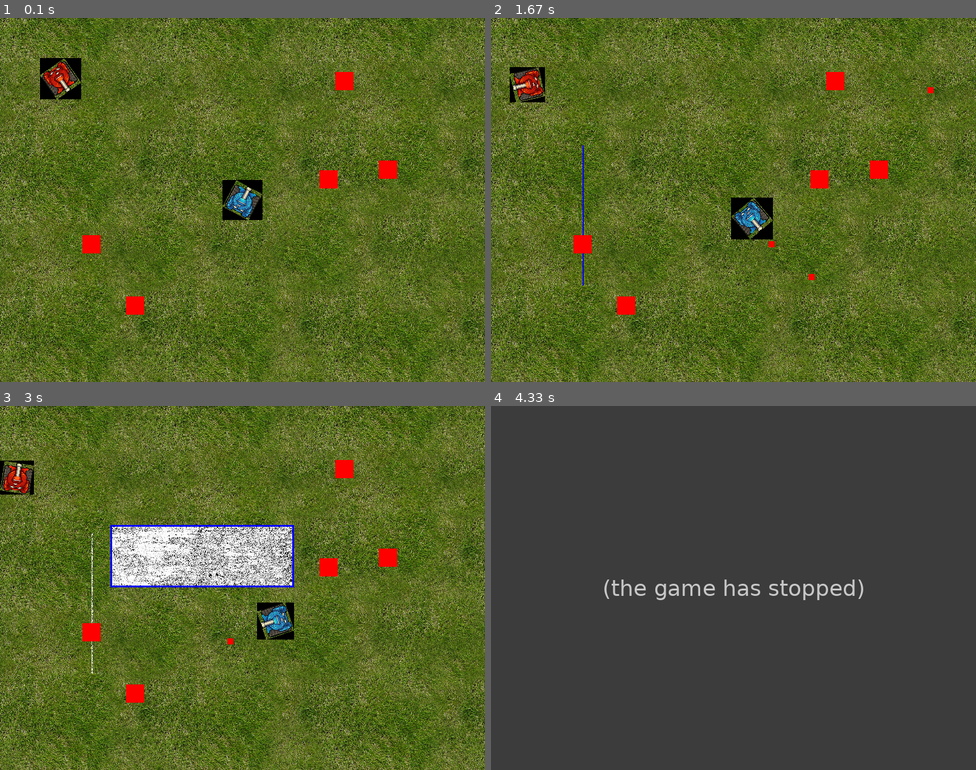
Above: before the commit, frames 1-4 (two rows, left to right).
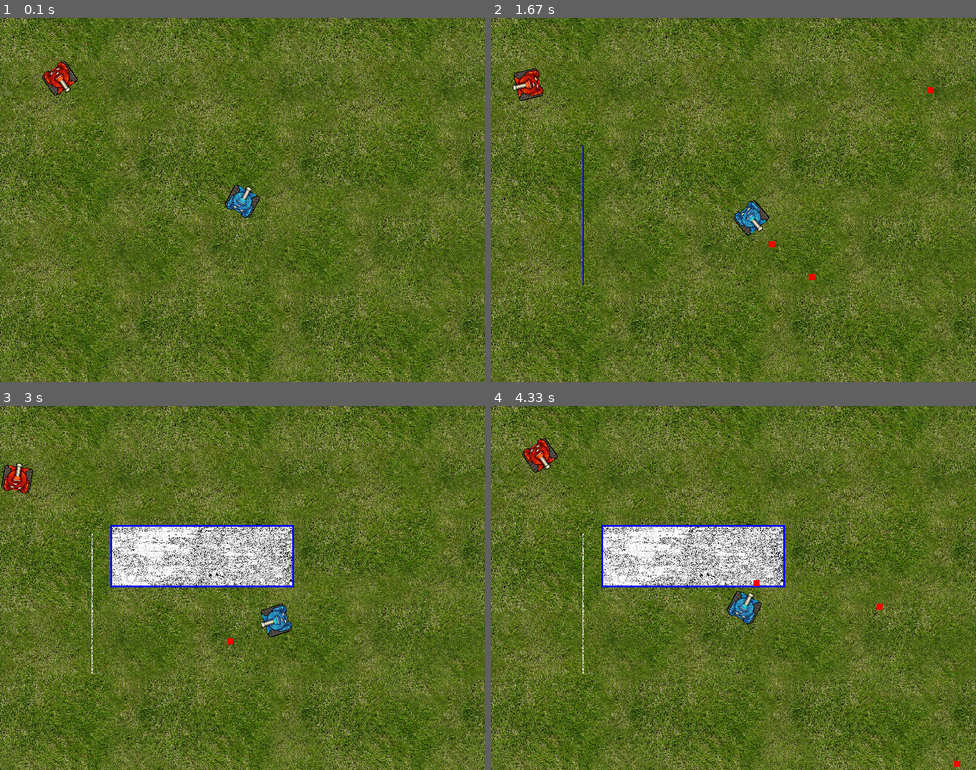
Above: after the commit, the same moments.

Repository: JedlaTypek/pygame-tanks
Game: pygame game, started from main.py
Same seed, same stepped clock (60 frames per second), same inputs: the game is played once before the commit and once after it.
Inputs (mouse positions are in pixels of both pictures, inside the frame that each line leads up to):
- Up to frame 1 (0.1 s): no input
- Up to frame 2 (1.67 s): tap Space at 0.33, 1.07, 1.37, 1.57 s; press the mouse at (583, 145) at 0.7 s; move the mouse to (583, 214) at 0.8 s; release the mouse at (583, 287) at 0.93 s; hold Right 1-1.47 s; hold D 1-1.47 s; hold Up from 1.5 s (still down); hold W from 1.5 s (still down)
- Up to frame 3 (3 s): release Up at 1.8 s; release W at 1.8 s; press the mouse at (92, 533) at 1.87 s; move the mouse to (111, 526) at 1.97 s; release the mouse at (126, 515) at 2.1 s; press the mouse at (111, 526) at 2.2 s; move the mouse to (203, 555) at 2.3 s; release the mouse at (295, 588) at 2.43 s; hold Right 2.5-2.97 s; hold D 2.5-2.97 s; tap Space at 2.57, 2.87 s
- Up to frame 4 (4.33 s): hold Left 3-3.53 s; hold A 3-3.53 s; tap Space at 3.07, 3.37, 3.63, 3.97, 4.27 s; tap Right Shift at 3.15 s; hold Down 3.57-3.87 s; hold S 3.57-3.87 s; hold Left 3.9-4.3 s; hold A 3.9-4.3 s

The runs differ from the first frame. In frame 1, 1.8% of the frame differs, in the area x 8-82%, y 11-82%; in frame 2, 1.6%; in frame 3, 1.4%; in frame 4, 99%, in the area x 0-100%, y 0-100%.
Error before the commit: AttributeError: 'Wall' object has no attribute 'get_side' (bullet.py line 38); the game stopped at 4.32 s (later frames are placeholders)

Commit message:
Repaired tanks stuck in walls

Diff:
--- a/bullet.py
+++ b/bullet.py
@@ -35,7 +35,6 @@
         # **Kolize se zdmi pomocí masky**
         for wall in walls:
             if pygame.sprite.collide_mask(self, wall):
-                wall.get_side(self.rect)
                 if self.dx != 0:  # Odraz vodorovně
                     self.dx = -self.dx
                 if self.dy != 0:  # Odraz svisle
--- a/enemy.py
+++ /dev/null
@@ -1,14 +0,0 @@
-import pygame
-
-
-class Enemy(pygame.sprite.Sprite):
-    '''Třída reprezentující nepřátelský objekt'''
-    def __init__(self, x, y, size=30):
-        super().__init__()
-        self.image = pygame.Surface((size, size))  # Nepřítel jako čtverec
-        self.image.fill((255, 0, 0))  # Červená barva
-        self.rect = self.image.get_rect(topleft=(x, y))
-
-    def update(self):
-        '''Aktualizace nepřítele (zatím prázdné, lze přidat pohyb nebo AI)'''
-        pass
--- a/main.py
+++ b/main.py
@@ -1,7 +1,6 @@
 import random
 import pygame
 from custom_surface import CustomSurface
-from enemy import Enemy
 from person_sprite import PersonSprite
 from wall import WallManager
 from settings import SCREEN_WIDTH, SCREEN_HEIGHT, FPS
@@ -22,10 +21,8 @@
         self.walls = WallManager()
         self.person_sprites = pygame.sprite.Group()  # Skupina postav
         self.bullets = pygame.sprite.Group()  # Skupina střel
-        self.enemies = pygame.sprite.Group()  # Skupina nepřátel
         self.person_sprites_list = []  # Seznam všech postav pro přepínání
         self.add_person_sprites()  # Přidání postav
-        self.add_enemies()  # Přidání nepřátel
         self.active_person_index = 0  # Index aktivní postavy
         self.set_active_person(0)
 
@@ -35,19 +32,6 @@
         self.person_sprites_list.append(PersonSprite(400, 300, self.bullets, "blue"))
         for person in self.person_sprites_list:
             self.person_sprites.add(person)
-
-    def add_enemies(self):
-        '''Přidání nepřátel do hry bez překrývání'''
-        for _ in range(5):  # Přidá 5 nepřátel
-            while True:
-                x = random.randrange(50, SCREEN_WIDTH - 50)
-                y = random.randrange(50, SCREEN_HEIGHT - 50)
-                new_enemy = Enemy(x, y)
-
-                # Kontrola, zda se nepřítel nepřekrývá s jinými
-                if not any(new_enemy.rect.colliderect(enemy.rect) for enemy in self.enemies):
-                    self.enemies.add(new_enemy)
-                    break
 
     def set_active_person(self, index):
         '''Nastaví aktivní postavu'''
@@ -96,19 +80,18 @@
         keys = pygame.key.get_pressed()
         self.person_sprites.update(keys, self.walls.get_walls())
         self.bullets.update(self.walls.get_walls(), self.person_sprites)
-        self.enemies.update()
 
-        # Kontrola kolize střel s nepřáteli
+        # Kontrola kolize střel s hráči
         for bullet in self.bullets:
-            hit_enemies = pygame.sprite.spritecollide(bullet, self.enemies, True, pygame.sprite.collide_mask)
-            if hit_enemies:
+            hit_players = pygame.sprite.spritecollide(bullet, self.person_sprites, True, pygame.sprite.collide_mask)
+            if hit_players:
                 bullet.kill()
-                self.person_sprites_list[self.active_person_index].score += len(hit_enemies)
+                self.person_sprites_list[self.active_person_index].score += len(hit_players) ## opravit aby to přičetlo tanku, který vystřelil, pokud teda nezabil sám sebe
 
         # Kolize střel se zdmi
-        for bullet in self.bullets:
-            if any(pygame.sprite.collide_mask(bullet, wall) for wall in self.walls.get_walls()):
-                bullet.kill()
+        # for bullet in self.bullets:
+        #     if any(pygame.sprite.collide_mask(bullet, wall) for wall in self.walls.get_walls()):
+        #         bullet.kill()
 
     def draw(self):
         '''Vykreslení herních prvků'''
@@ -117,8 +100,6 @@
         self.walls.draw(self.screen)  # Vykreslení zdí
         self.person_sprites.draw(self.screen)  # Vykreslení všech postav
         self.bullets.draw(self.screen)  # Vykreslení střel
-        self.enemies.draw(self.screen)  # Vykreslení nepřátel
-
         pygame.display.flip()  # Zobrazení vykreslených prvků
 
 
--- a/person_sprite.py
+++ b/person_sprite.py
@@ -13,7 +13,6 @@
         self.height = 196 / 4  # Výška tanku
         self.image_orig = pygame.image.load(f"media/{player_color}.png").convert_alpha()  # Načtení obrázku
         self.image_orig = pygame.transform.scale(self.image_orig, (int(self.width), int(self.height)))
-        self.image_orig.set_colorkey((0, 0, 0))  # Nastavení průhledné barvy
 
         self.direction = randint(0, 355)  # Náhodná počáteční rotace
 
@@ -61,19 +60,22 @@
         new_center = (self.rect.centerx + dx, self.rect.centery + dy)
 
         # **Kolize s překážkami pomocí mask**
+        new_image = pygame.transform.rotate(self.image_orig, -self.direction)
+        new_mask = pygame.mask.from_surface(new_image)
         new_rect = self.image.get_rect(center=new_center)
 
         collision_detected = any(
-            pygame.sprite.collide_mask(self, wall) for wall in walls
+            wall.mask.overlap(new_mask, (new_rect.x - wall.rect.x, new_rect.y - wall.rect.y))
+            for wall in walls
         )
 
         if not collision_detected:
             self.rect.center = new_center
 
-        # **Aktualizace úhlu a otočení obrázku**
-        self.direction = direction
-        self.image = pygame.transform.rotate(self.image_orig, -self.direction)
-        self.rect = self.image.get_rect(center=self.rect.center)
+            # **Aktualizace úhlu a otočení obrázku**
+            self.direction = direction
+            self.image = new_image
+            self.rect = new_rect
 
         # Aktualizace masky po otočení
         self.mask = pygame.mask.from_surface(self.image)
